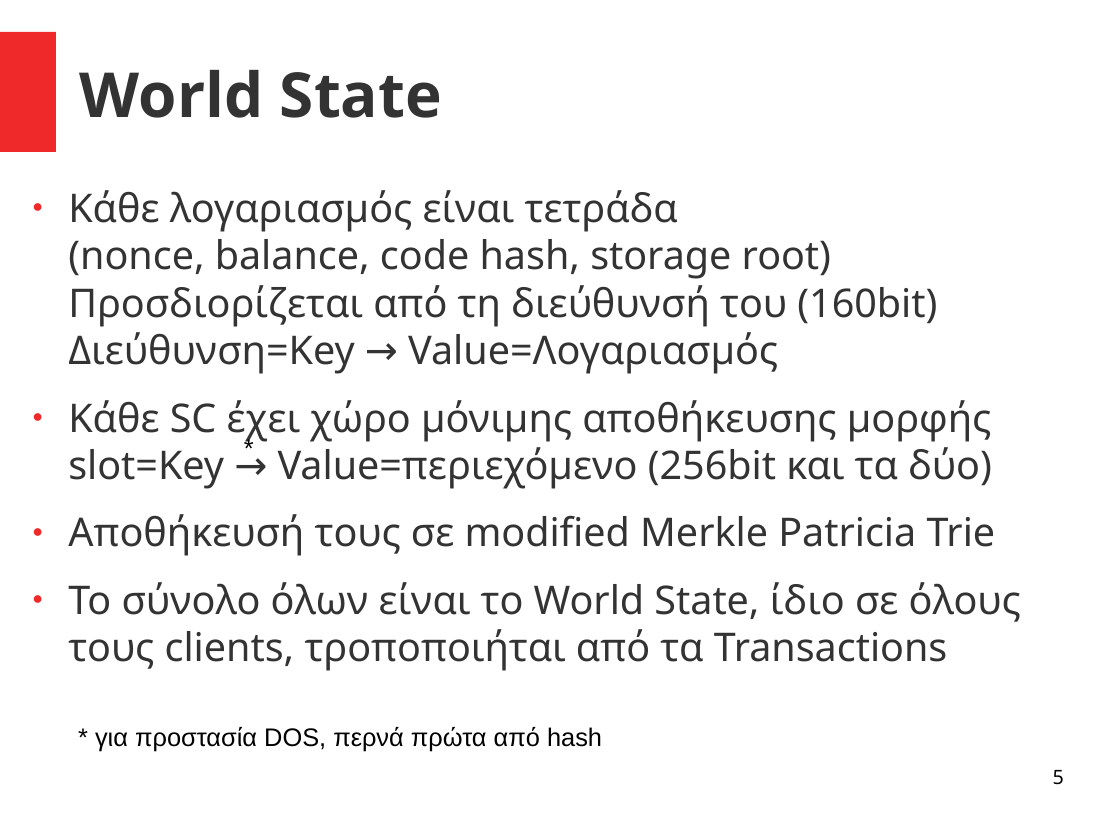
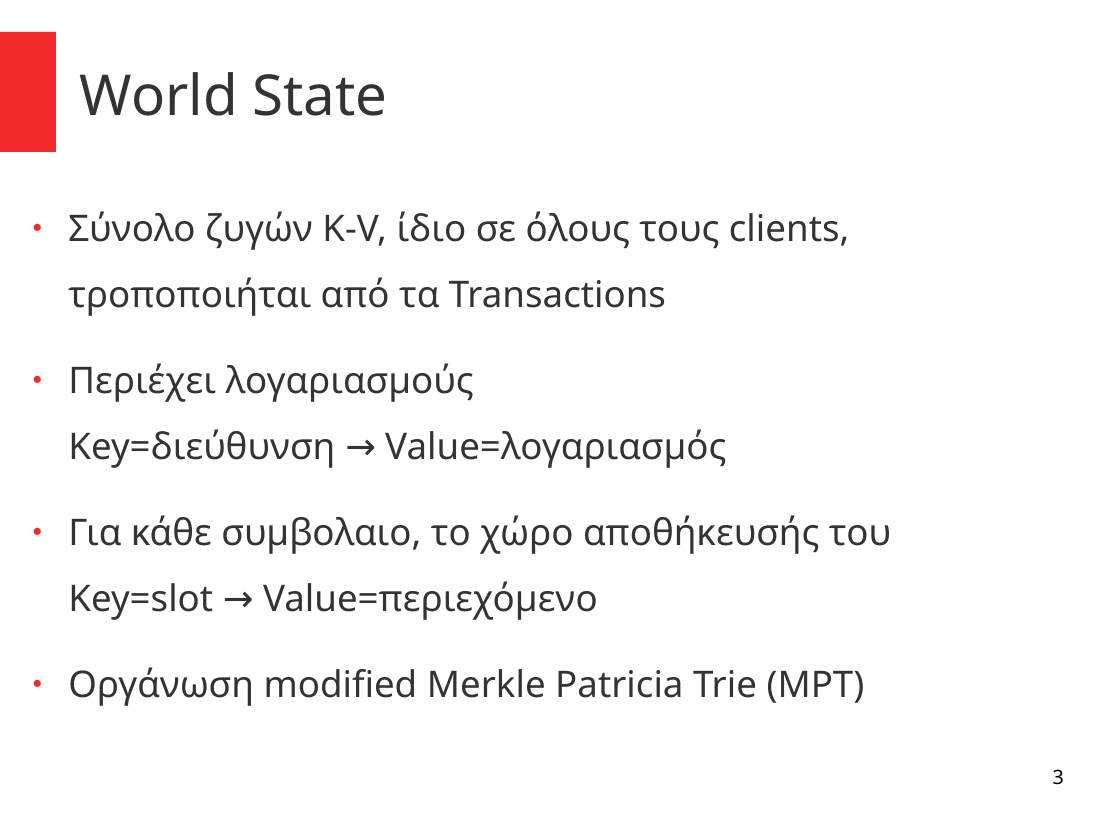
Before and after one commit to el15066/Diplomatiki, a slide deck: slide 3 of main/Presentation.odp (slide 5 before the commit). Drawn at 1120x840 pixels with LibreOffice and Linux fonts; fonts in the diff are those of the drawing. Boxes give left, top, right and bottom in pixels: in the first picture for what was removed or moved away, otherwise in the second. Text is boxed around its words. In the diff, an @@ line names an element or a change of style, - is before the commit and + after.

Commit message:
New presentation

```diff
--- a/main/Presentation.odp
+++ b/main/Presentation.odp
@@ title "World State" at (80, 72, 388, 116): size 44 to 40 pt, bold off @@
@@ text removed at (68, 190, 1021, 671) @@
-● Κάθε λογαριασμός είναι τετράδα
-  (nonce, balance, code hash, storage root)
-  Προσδιορίζεται από τη διεύθυνσή του (160bit)
-  Διεύθυνση=Key → Value=Λογαριασμός
-● Κάθε SC έχει χώρο μόνιμης αποθήκευσης μορφής
-  slot=Key → Value=περιεχόμενο (256bit και τα δύο)
-● Αποθήκευσή τους σε modified Merkle Patricia Trie
-● Το σύνολο όλων είναι το World State, ίδιο σε όλους τους clients, τροποποιήται από τα Transactions
@@ text added at (68, 211, 891, 706), 26 pt, text #333333 @@
+● Σύνολο ζυγών K-V, ίδιο σε όλους τους clients,
+  τροποποιήται από τα Transactions
+● Περιέχει λογαριασμούς
+  Key=διεύθυνση → Value=λογαριασμός
+● Για κάθε συμβολαιο, το χώρο αποθήκευσής του
+  Key=slot → Value=περιεχόμενο
+● Οργάνωση modified Merkle Patricia Trie (MPT)
@@ text removed at (41, 407, 457, 488) @@
-*
@@ rectangle removed at (61, 722, 620, 752) @@
-* για προστασία DOS, περνά πρώτα από hash
@@ page number at (1053, 769, 1064, 785): text changed @@
-5
+3
```
Also in this commit, not shown: 16 other slides changed, 5 slides added, 19 slides removed, 1 other file.
